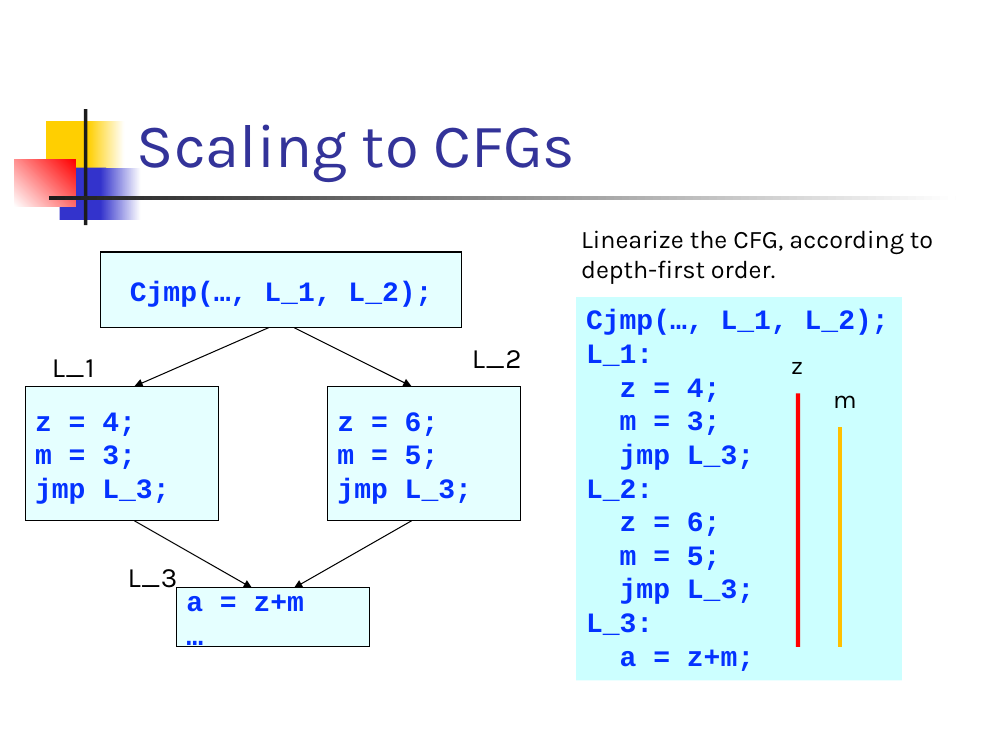
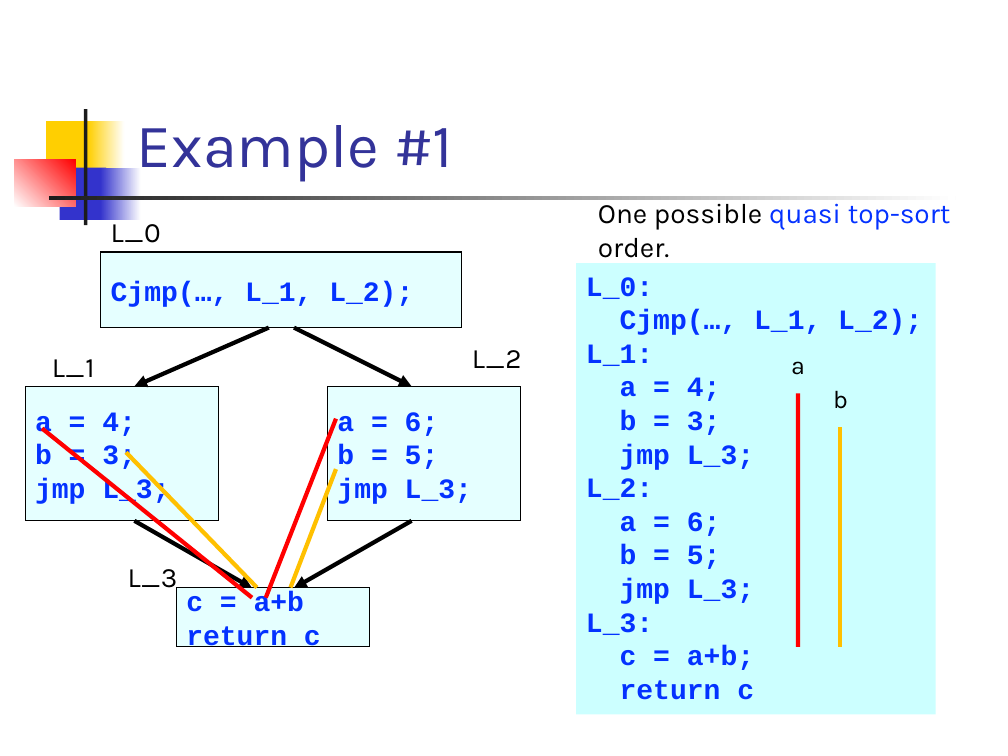
Before and after one commit to csslab-ustc/csslab-ustc.github.io, a slide deck: slide 31 of courses/compiler/slides/lec19-reg-alloc-linear.pptx (slide 29 before the commit). Drawn at 1008x756 pixels with LibreOffice and Linux fonts; fonts in the diff are those of the drawing. Boxes give left, top, right and bottom in pixels: in the first picture for what was removed or moved away, otherwise in the second. Text is boxed around its words. In the diff, an @@ line names an element or a change of style, - is before the commit and + after.

```diff
--- a/courses/compiler/slides/lec19-reg-alloc-linear.pptx
+++ b/courses/compiler/slides/lec19-reg-alloc-linear.pptx
@@ title at (x1=137, y1=125, x2=453, y2=182): text changed @@
-Scaling to CFGs
+Example #1
@@ text at (x1=598, y1=198, x2=951, y2=264): text changed; size 18 to 20 pt @@
-Linearize the CFG, according to depth-first order.
+One possible quasi top-sort order.
@@ text added at (x1=111, y1=217, x2=161, y2=243), 20 pt, text #000000 @@
+L_0
@@ rectangle "Cjmp(…, L_1, L_2);" at (x1=101, y1=252, x2=462, y2=328): alignment centre to left @@
@@ rectangle "L_0:" resized from (x1=577, y1=297, x2=902, y2=680) to (x1=577, y1=263, x2=936, y2=715) @@
@@ text in rectangle at (x1=586, y1=277, x2=653, y2=299): paragraph added @@
+L_0:
@@ arrow (269, 328) - (134, 386): stroke #000000 0.75 pt to #000000 3 pt @@
@@ arrow (294, 328) - (411, 386): stroke #000000 0.75 pt to #000000 3 pt @@
@@ text in rectangle at (x1=620, y1=377, x2=721, y2=435): text changed @@
-z = 4;
-m = 3;
+a = 4;
+b = 3;
@@ text at (x1=791, y1=361, x2=805, y2=375): text changed @@
-z
+a
@@ text in rectangle at (x1=35, y1=412, x2=136, y2=469): text changed @@
-z = 4;
-m = 3;
+a = 4;
+b = 3;
@@ line added from (336, 418) to (266, 598), #FF0000 3 pt @@
@@ text in rectangle at (x1=337, y1=412, x2=439, y2=472): text changed @@
-z = 6;
-m = 5;
+a = 6;
+b = 5;
@@ text at (x1=833, y1=390, x2=848, y2=409): text changed @@
-m
+b
@@ line added from (42, 428) to (252, 598), #FF0000 3 pt @@
@@ line added from (126, 453) to (257, 588), #FFC000 3 pt @@
@@ line added from (336, 469) to (290, 588), #FFC000 3 pt @@
@@ arrow (134, 521) - (252, 588): stroke #000000 0.75 pt to #000000 3 pt @@
@@ arrow (411, 521) - (294, 588): stroke #000000 0.75 pt to #000000 3 pt @@
@@ text in rectangle at (x1=620, y1=512, x2=721, y2=569): text changed @@
-z = 6;
-m = 5;
+a = 6;
+b = 5;
@@ text in rectangle at (x1=186, y1=591, x2=321, y2=647): text changed @@
-a = z+m
-…
+c = a+b
+return c
@@ text in rectangle at (x1=620, y1=645, x2=754, y2=700): text changed @@
-a = z+m;
+c = a+b;
+return c
```
Also in this commit, not shown: 15 other slides changed, 14 slides added, 6 other files.
